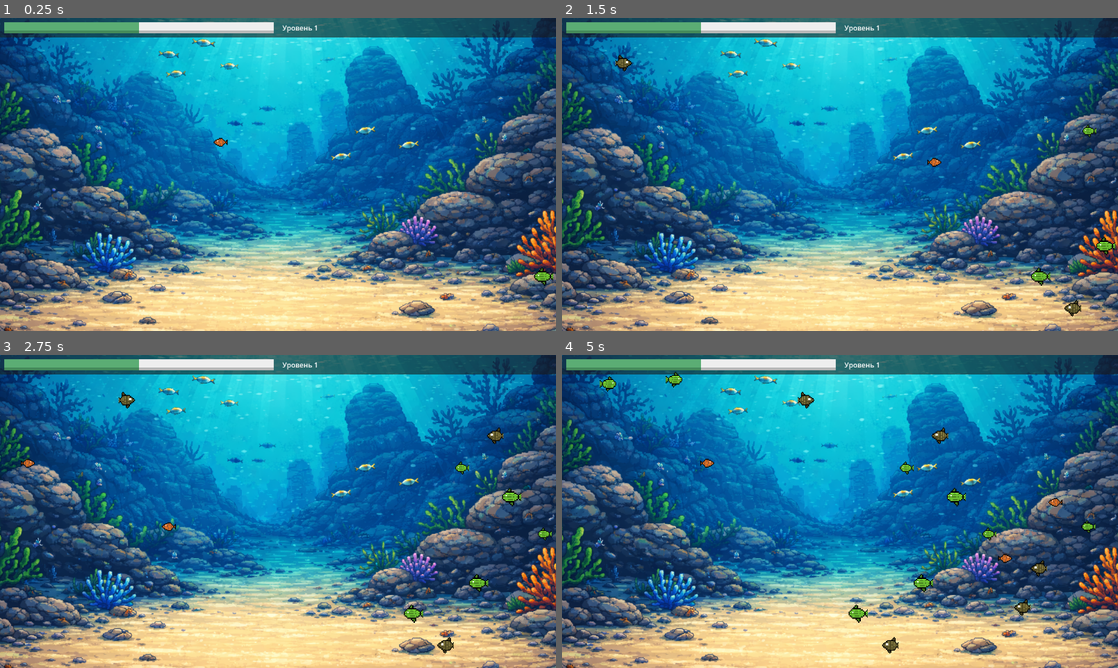
Above: before the commit, frames 1-4 (two rows, left to right).
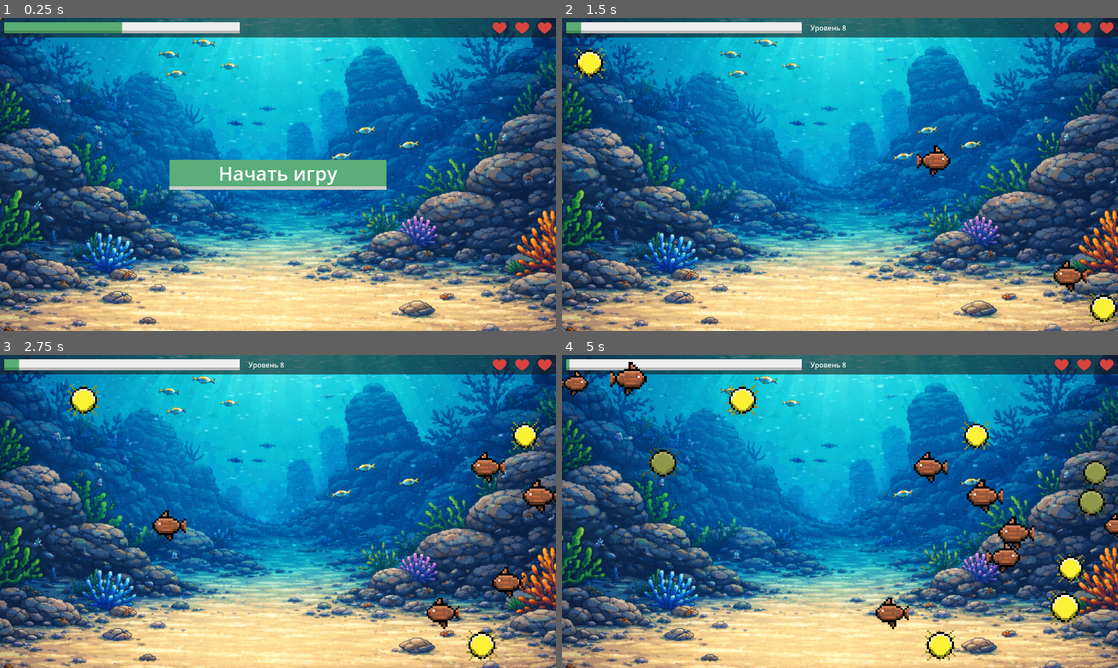
Above: after the commit, the same moments.

Repository: kotofeyy/BecomeBigFish-game
Game: Godot game, scene res://scenes/main.tscn
Same seed, same stepped clock (60 frames per second), same inputs: the game is played once before the commit and once after it.
Inputs (mouse positions are in pixels of both pictures, inside the frame that each line leads up to):
- Up to frame 1 (0.25 s): no input
- Up to frame 2 (1.5 s): click (840, 174) at 0.5 s, where only the run after the commit has a clickable "Начать игру"; move the mouse to (962, 158) at 1.27 s
- Up to frame 3 (2.75 s): move the mouse to (166, 527) at 2.02 s
- Up to frame 4 (5 s): move the mouse to (895, 442) at 2.77 s; move the mouse to (812, 574) at 3.52 s; move the mouse to (1006, 558) at 4.27 s; tap Escape (esc, bound only after the commit) at 4.9 s

The runs differ from the first frame. In frame 1, 4.5% of the frame differs, in the area x 0-100%, y 0-86%; in frame 2, 3.1%; in frame 3, 4.8%; in frame 4, 7.9%, in the area x 0-100%, y 1-98%.

Commit message:
пауза на esc. Баланс игры

Diff:
--- a/code/main.gd
+++ b/code/main.gd
@@ -10,6 +10,7 @@
 @onready var progress_bar: ProgressBar = $CanvasLayer/Panel/MarginContainer/VBoxContainer/ProgressBar
 @onready var level_label: Label = $CanvasLayer/Panel/MarginContainer/VBoxContainer/LevelLabel
 @onready var animated_sprite_eat: AnimatedSprite2D = $AnimatedSpriteEat
+@onready var start_game_button: Button = $CanvasLayer/StartGameButton
 
 
 var has_game_started := false
@@ -17,14 +18,20 @@
 var score = 0
 var level = 1
 var max_value_of_progress_bar = 10
+var game_is_started = false
+var count_of_fishes = 15
+
 
 func _ready() -> void:
-	start_game()
+
+	pass
+	#start_game()
 
 
 func start_game() -> void:
+	get_tree().paused = false
 	score = 0
-	level = 1
+	level = 8
 
 	chage_texture(level - 1)
 	progress_bar.max_value = level * 10
@@ -42,7 +49,7 @@
 
 
 func spawn_fishes() -> void:
-	for i in 15:
+	for i in count_of_fishes:
 		var fish: Fish = fish_preload.instantiate()
 		fish.level = level
 		fishes.add_child(fish)
@@ -66,9 +73,12 @@
 		max_value_of_progress_bar = max_value_of_progress_bar * 1.4
 		print("max value of progress bar - ", max_value_of_progress_bar)
 		progress_bar.max_value = level * max_value_of_progress_bar
-	# добавил немного вязкозти, для ощущения под водой
-	var weight = 0.1
-	player.global_position = player.global_position.lerp(get_global_mouse_position(), weight)
+	if  game_is_started:
+		# добавил немного вязкозти, для ощущения под водой
+		var weight = 0.1
+		player.global_position = player.global_position.lerp(get_global_mouse_position(), weight)
+
+
 
 
 
@@ -111,10 +121,20 @@
 func level_up() -> void:
 	level += 1
 	cpu_particles_2d.restart()
-	if level < 9:
+	if level > 9:
+		count_of_fishes = 20
+	if level < 10:
 		player_scale = Util.size_to_scale[level - 1]
 		player.scale = player_scale
 	if level < 10:
 		chage_texture(level - 1)
 	audio_level_up.play()
 	level_label.text = "Уровень " + str(level)
+
+
+func _on_start_game_button_pressed() -> void:
+	# не работает клик
+	print("click")
+	game_is_started = true
+	start_game_button.visible = false
+	start_game()
--- /dev/null
+++ b/code/play_pause.gd
@@ -0,0 +1,6 @@
+extends Node
+
+
+func _unhandled_input(event: InputEvent) -> void:
+	if Input.is_action_just_pressed("esc"):
+		get_tree().paused = !get_tree().paused
--- a/project.godot
+++ b/project.godot
@@ -20,6 +20,14 @@
 window/size/viewport_width=1280
 window/size/viewport_height=720
 
+[input]
+
+esc={
+"deadzone": 0.5,
+"events": [Object(InputEventKey,"resource_local_to_scene":false,"resource_name":"","device":-1,"window_id":0,"alt_pressed":false,"shift_pressed":false,"ctrl_pressed":false,"meta_pressed":false,"pressed":false,"keycode":0,"physical_keycode":4194305,"key_label":0,"unicode":0,"location":0,"echo":false,"script":null)
+]
+}
+
 [physics]
 
 3d/physics_engine="Jolt Physics"
--- a/scenes/fish.gd
+++ b/scenes/fish.gd
@@ -6,7 +6,7 @@
 const FISH_2 = preload("uid://dolbclvlvtwfk")
 const FISH_3 = preload("uid://bcqprvaq42nnw")
 
-var speed = 120
+var speed
 var direction
 var size_screen
 var fish_scale
@@ -14,8 +14,8 @@
 var fish_level = 1
 var level_to_scale = {
 	1: [Util.Size.EXTRA_SMALL, Util.Size.SMALL, Util.Size.MEDIUM],
-	2: [Util.Size.LARGE, Util.Size.EXTRA_LARGE, Util.Size.DOUBLE_LARGE],
-	3: [Util.Size.HUGE, Util.Size.GIANT, Util.Size.COLOSSAL]
+	2: [Util.Size.MEDIUM, Util.Size.LARGE, Util.Size.EXTRA_LARGE, Util.Size.DOUBLE_LARGE],
+	3: [Util.Size.DOUBLE_LARGE, Util.Size.HUGE, Util.Size.GIANT, Util.Size.COLOSSAL]
 }
 var level_to_texture = {
 	1: [0, 1 ,2],
@@ -26,6 +26,7 @@
 
 func _ready() -> void:
 	size_screen = get_window().get_visible_rect().size
+	speed = randi_range(100, 130)
 	reset_spawn()
 
 
--- a/scenes/main.tscn
+++ b/scenes/main.tscn
@@ -5,8 +5,10 @@
 [ext_resource type="AudioStream" uid="uid://mcin1q5t7vwl" path="res://sounds/eat.wav" id="3_sugp2"]
 [ext_resource type="Texture2D" uid="uid://eeli16t335os" path="res://sprites/hit_white.png" id="4_jyhfs"]
 [ext_resource type="Texture2D" uid="uid://40k46y3wemku" path="res://sprites/background.png" id="4_tbgi4"]
+[ext_resource type="Texture2D" uid="uid://bcl21swdqovy0" path="res://sprites/heart.png" id="5_tipki"]
 [ext_resource type="AudioStream" uid="uid://76j0pr8l3y4q" path="res://sounds/magic_game_win_success.wav" id="6_tefeu"]
 [ext_resource type="Texture2D" uid="uid://y1ew1qivwerl" path="res://sprites/konfetty.jpeg" id="7_o6xl0"]
+[ext_resource type="Script" uid="uid://clgllwsf8uycq" path="res://code/play_pause.gd" id="9_85g3d"]
 
 [sub_resource type="RectangleShape2D" id="RectangleShape2D_sugp2"]
 
@@ -19,6 +21,10 @@
 bg_color = Color(0.3572353, 0.6802573, 0.45501316, 1)
 border_width_bottom = 6
 border_color = Color(0.2721296, 0.5416109, 0.3554557, 1)
+
+[sub_resource type="StyleBoxFlat" id="StyleBoxFlat_tipki"]
+bg_color = Color(0.35078898, 0.68169004, 0.47556067, 1)
+border_width_bottom = 8
 
 [sub_resource type="AtlasTexture" id="AtlasTexture_tbgi4"]
 atlas = ExtResource("4_jyhfs")
@@ -69,7 +75,12 @@
 
 [node name="Main" type="Control" unique_id=1144979774]
 layout_mode = 3
-anchors_preset = 0
+anchors_preset = 15
+anchor_right = 1.0
+anchor_bottom = 1.0
+grow_horizontal = 2
+grow_vertical = 2
+mouse_filter = 2
 script = ExtResource("1_0wfyh")
 
 [node name="Player" type="Sprite2D" parent="." unique_id=442083430]
@@ -91,7 +102,7 @@
 [node name="CanvasLayer" type="CanvasLayer" parent="." unique_id=953804463]
 layer = -1
 
-[node name="TextureRect" type="TextureRect" parent="CanvasLayer" unique_id=1534021552]
+[node name="Background" type="TextureRect" parent="CanvasLayer" unique_id=1534021552]
 anchors_preset = 15
 anchor_right = 1.0
 anchor_bottom = 1.0
@@ -101,6 +112,7 @@
 offset_bottom = 152.0
 grow_horizontal = 2
 grow_vertical = 2
+mouse_filter = 2
 texture = ExtResource("4_tbgi4")
 
 [node name="Panel" type="Panel" parent="CanvasLayer" unique_id=1533811978]
@@ -145,12 +157,38 @@
 layout_mode = 2
 size_flags_horizontal = 3
 
-[node name="TextureRect2" type="TextureRect" parent="CanvasLayer" unique_id=668034893]
-anchors_preset = 15
-anchor_right = 1.0
-anchor_bottom = 1.0
-grow_horizontal = 2
-grow_vertical = 2
+[node name="TextureRect" type="TextureRect" parent="CanvasLayer/Panel/MarginContainer/VBoxContainer" unique_id=1465449493]
+layout_mode = 2
+texture = ExtResource("5_tipki")
+
+[node name="TextureRect2" type="TextureRect" parent="CanvasLayer/Panel/MarginContainer/VBoxContainer" unique_id=921575899]
+layout_mode = 2
+texture = ExtResource("5_tipki")
+
+[node name="TextureRect3" type="TextureRect" parent="CanvasLayer/Panel/MarginContainer/VBoxContainer" unique_id=516343048]
+layout_mode = 2
+texture = ExtResource("5_tipki")
+
+[node name="StartGameButton" type="Button" parent="CanvasLayer" unique_id=951879490]
+process_mode = 3
+custom_minimum_size = Vector2(500, 0)
+anchors_preset = 8
+anchor_left = 0.5
+anchor_top = 0.5
+anchor_right = 0.5
+anchor_bottom = 0.5
+offset_left = -136.5
+offset_top = -34.5
+offset_right = 136.5
+offset_bottom = 34.5
+grow_horizontal = 2
+grow_vertical = 2
+size_flags_horizontal = 3
+mouse_filter = 1
+theme_override_colors/font_color = Color(1, 1, 1, 1)
+theme_override_font_sizes/font_size = 44
+theme_override_styles/normal = SubResource("StyleBoxFlat_tipki")
+text = "Начать игру"
 
 [node name="AnimatedSpriteEat" type="AnimatedSprite2D" parent="." unique_id=1729697139]
 scale = Vector2(2, 2)
@@ -164,7 +202,7 @@
 stream = ExtResource("6_tefeu")
 
 [node name="CPUParticles2D" type="CPUParticles2D" parent="." unique_id=1929577164]
-position = Vector2(640, 360)
+position = Vector2(640, 92)
 emitting = false
 amount = 100
 texture = ExtResource("7_o6xl0")
@@ -183,4 +221,9 @@
 
 [node name="Fishes" type="Node2D" parent="." unique_id=1673434488]
 
+[node name="PlayPause" type="Node" parent="." unique_id=1006658524]
+process_mode = 3
+script = ExtResource("9_85g3d")
+
 [connection signal="area_entered" from="Player/Area2D" to="." method="_on_area_2d_area_entered"]
+[connection signal="pressed" from="CanvasLayer/StartGameButton" to="." method="_on_start_game_button_pressed"]
Not shown, added: code/play_pause.gd.uid
Binary file changed: sprites/FishSheet.png
Binary file added: sprites/heart.png
Not shown, added: sprites/heart.png.import
